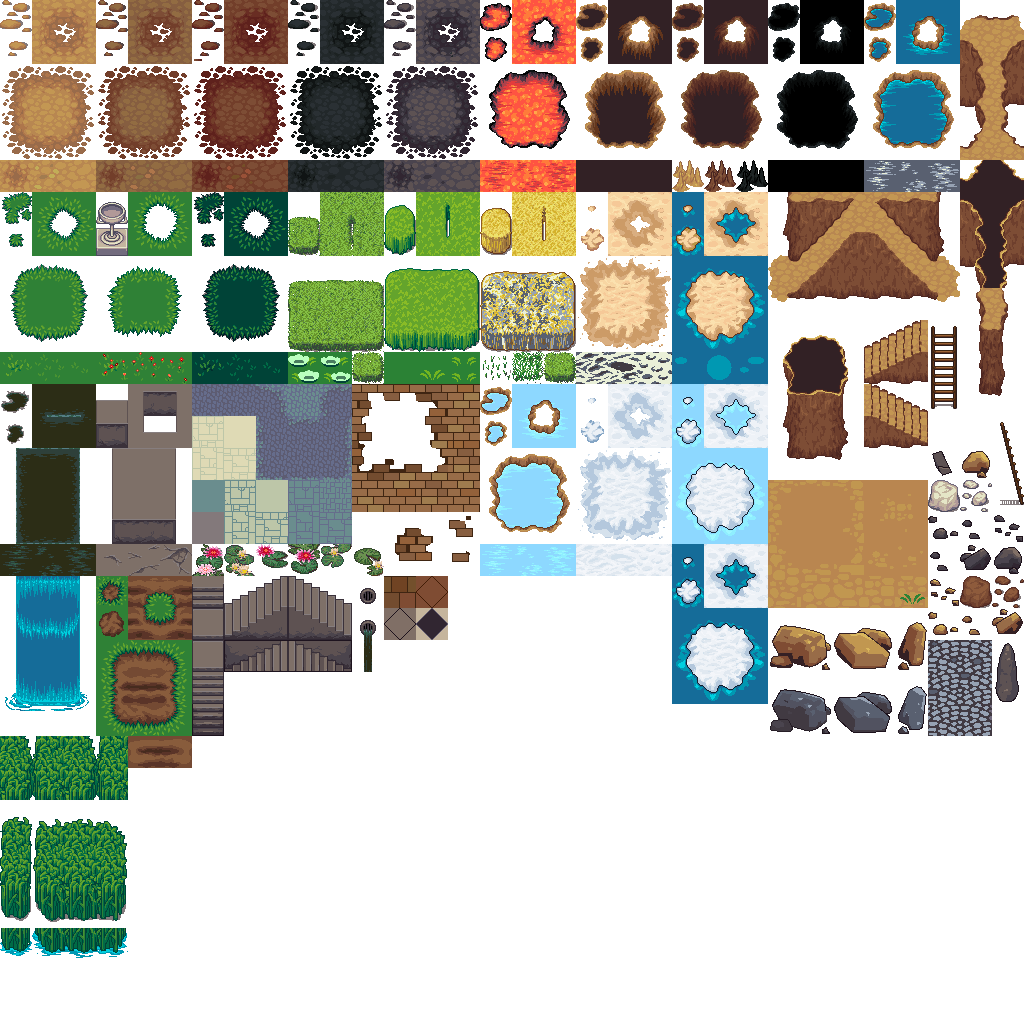
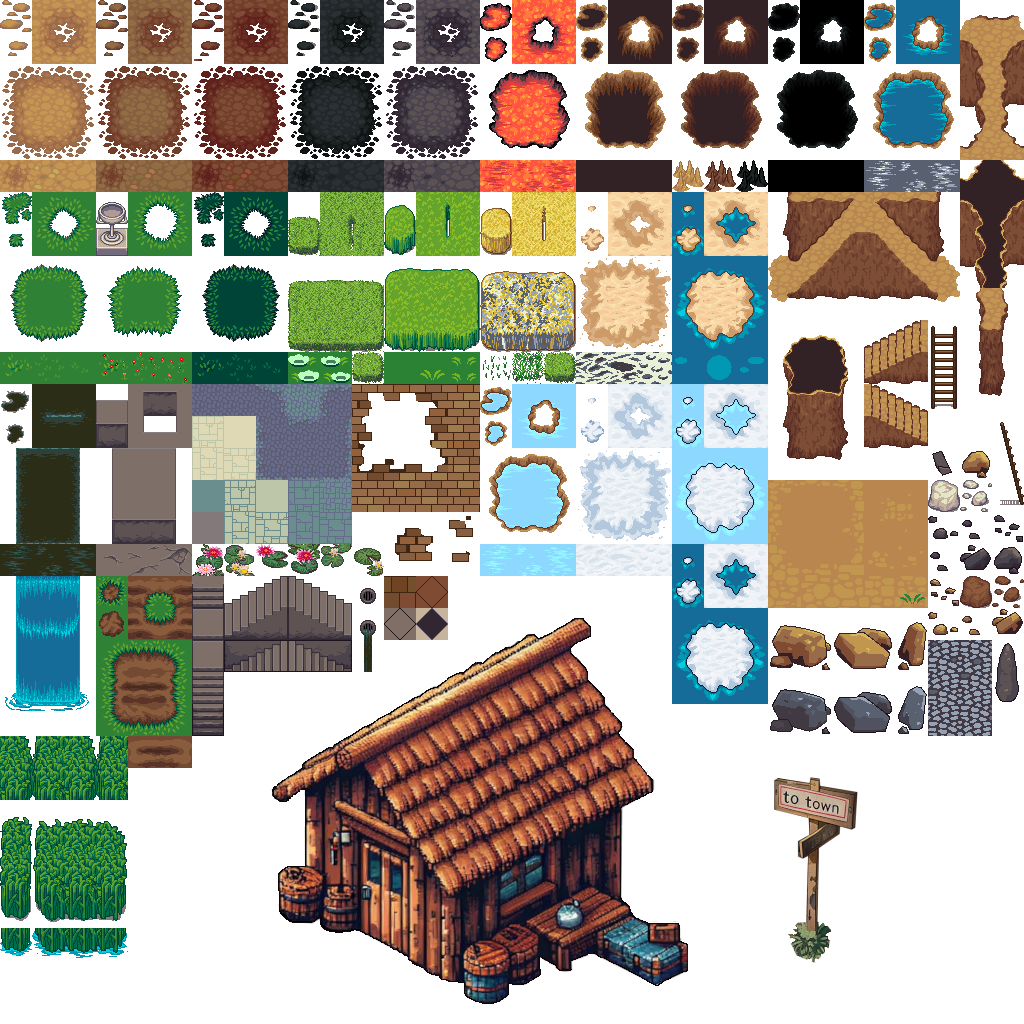
Layers edited between the first and the second 1024x1024 image:
painted on "terrain_dark.png" over [271, 618, 858, 1005]
